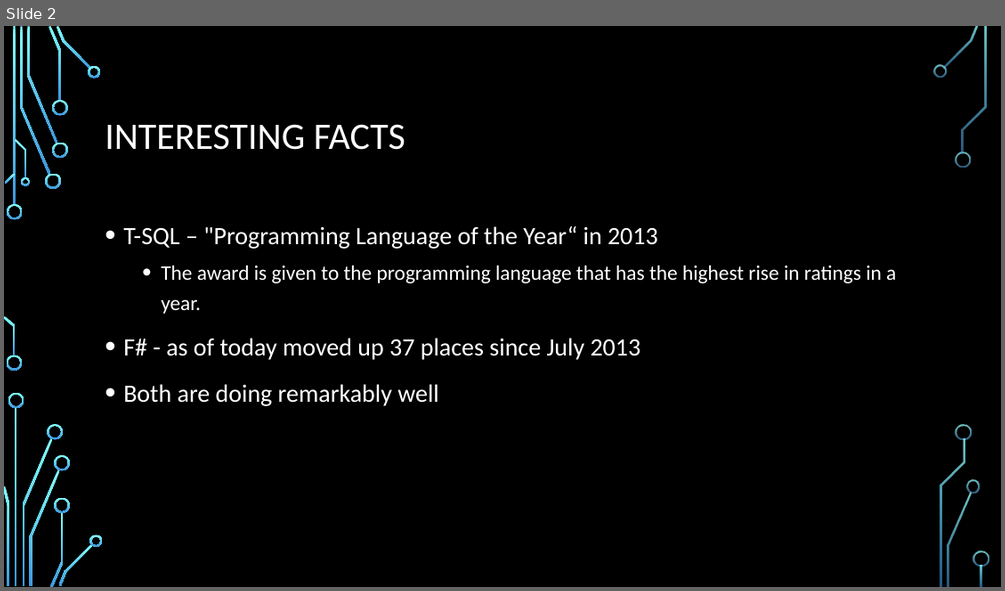
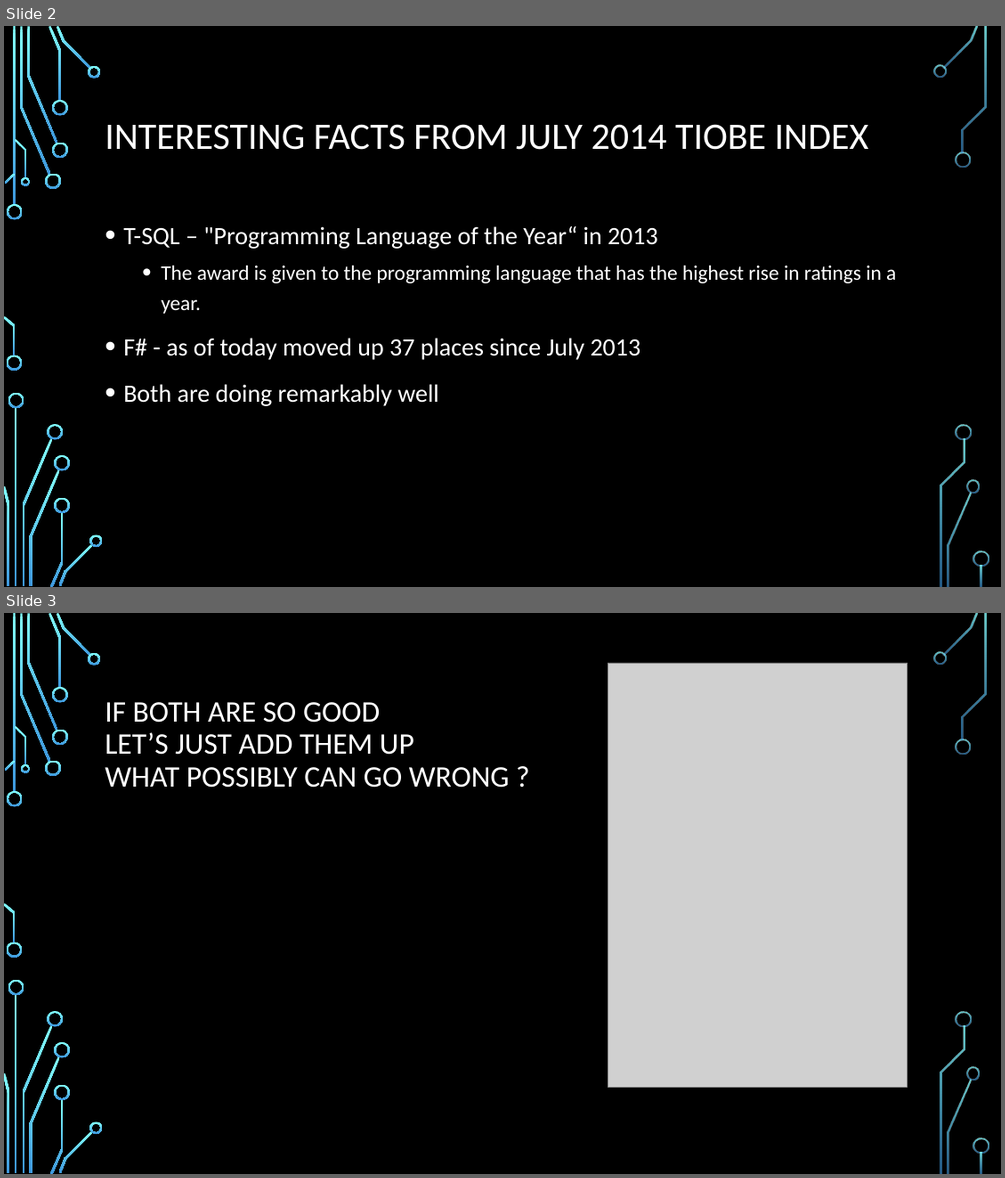
Before and after one commit to fsprojects/FSharp.Data.SqlClient, a slide deck: presentations/NYC F# UG. 2014-08-26.pptx. Shown one above the other, each under a label of ours: slide 2 before the commit, slides 2 and 3 after it. The pictures are 1005x591 and 1005x1178 pixels, drawn with LibreOffice and Linux fonts; fonts in the diff are those of the drawing; grey boxes stand for pictures; background and template pictures are left out. Boxes give left, top, right and bottom in pixels: in the first picture for what was removed or moved away, otherwise in the second. Text is boxed around its words. In the diff, an @@ line names an element or a change of style, - is before the commit and + after.

```diff
--- a/presentations/NYC F# UG. 2014-08-26.pptx
+++ b/presentations/NYC F# UG. 2014-08-26.pptx
@@ slide 3 added at (x1=4, y1=613, x2=1001, y2=1174), background picture (left out); not listed: 36 template elements that a slide beside it also shows @@
@@ picture added at (x1=607, y1=663, x2=907, y2=1087) @@
@@ title added at (x1=105, y1=702, x2=510, y2=787), 28.8 pt, text #FFFFFF @@
+IF BOTH ARE SO GOOD
+LET’S JUST ADD THEM UP
+WHAT POSSIBLY CAN GO WRONG ?
@@ slide 2 changed as well @@
@@ title at (x1=105, y1=124, x2=869, y2=150): text changed @@
-INTERESTING FACTS
+INTERESTING FACTS FROM JULY 2014 TIOBE INDEX
```
Also in this commit, not shown: 1 other slide changed.
